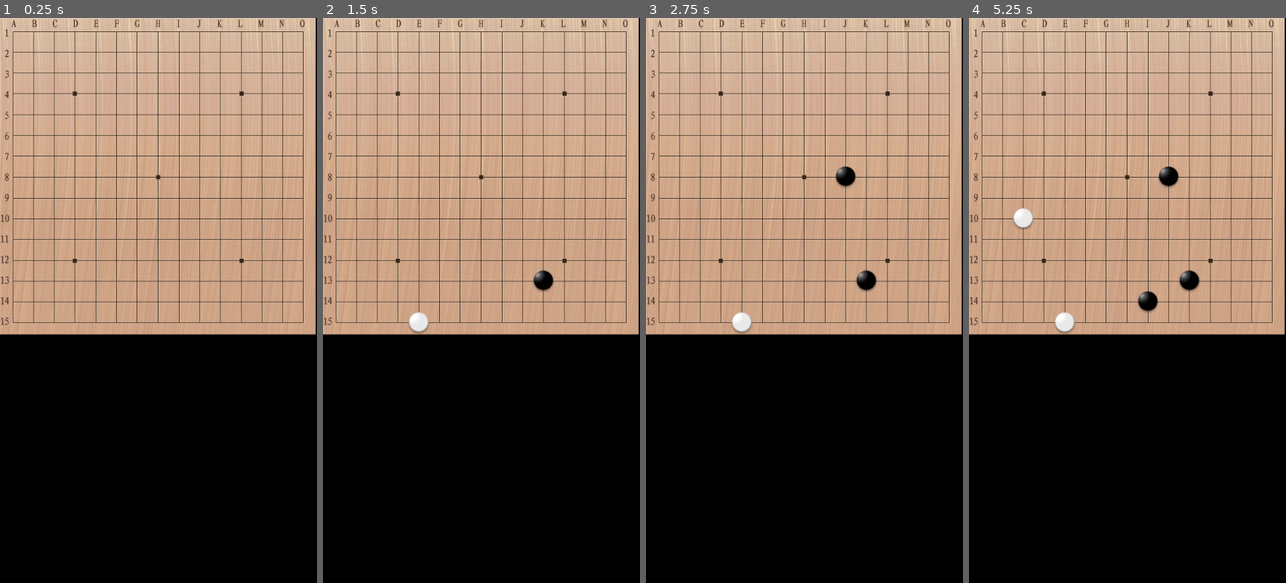
Above: before the commit, frames 1-4 (left to right).
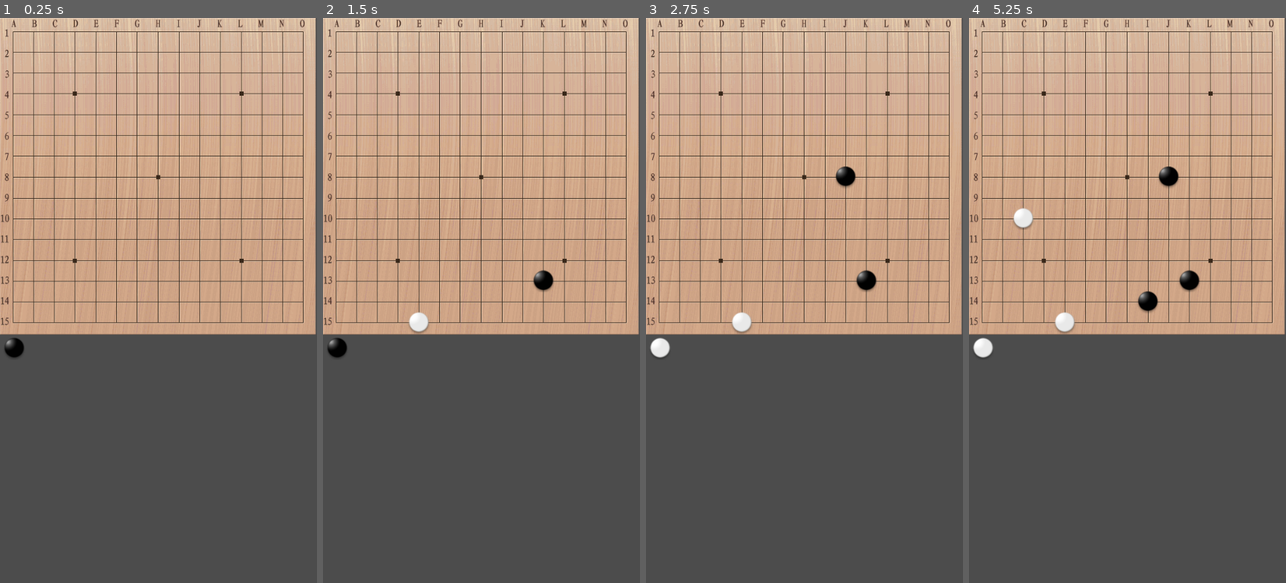
Above: after the commit, the same moments.

Repository: CodeLazier/gobang
Game: Godot game, scene res://scenes/main.tscn
Same seed, same stepped clock (60 frames per second), same inputs: the game is played once before the commit and once after it.
Inputs (mouse positions are in pixels of both pictures, inside the frame that each line leads up to):
- Up to frame 1 (0.25 s): no input
- Up to frame 2 (1.5 s): tap Enter at 0.5 s; move the mouse to (551, 272) at 0.52 s; click (551, 272) at 0.67 s; tap Space at 1.25 s; move the mouse to (418, 328) at 1.27 s; click (418, 328) at 1.42 s
- Up to frame 3 (2.75 s): tap Enter at 2 s; move the mouse to (836, 176) at 2.02 s; click (836, 176) at 2.17 s
- Up to frame 4 (5.25 s): tap Space at 2.75, 4.25 s; move the mouse to (1111, 413) at 2.77 s; click (1111, 413) at 2.92 s; tap Enter at 3.5 s; move the mouse to (1222, 385) at 3.52 s; click (1222, 385) at 3.67 s; move the mouse to (1032, 215) at 4.27 s; click (1032, 215) at 4.42 s; move the mouse to (1143, 300) at 5.02 s; click (1143, 300) at 5.17 s

The runs differ from the first frame. In frame 1, 44% of the frame differs, in the area x 0-100%, y 0-100%; in frame 2, 44%; in frame 3, 44%; in frame 4, 44%.

Commit message:
improve game logic

Diff:
--- a/project.godot
+++ b/project.godot
@@ -8,9 +8,14 @@
 
 config_version=4
 
-_global_script_classes=[  ]
+_global_script_classes=[ {
+"base": "Sprite",
+"class": "Chess",
+"language": "GDScript",
+"path": "res://scripts/chess.gd"
+} ]
 _global_script_class_icons={
-
+"Chess": ""
 }
 
 [application]
@@ -20,6 +25,10 @@
 boot_splash/image="res://assets/textures/blank.png"
 boot_splash/bg_color=Color( 0, 0, 0, 1 )
 config/icon="res://icon.png"
+
+[autoload]
+
+Global="*res://scripts/global.gd"
 
 [display]
 
@@ -38,5 +47,4 @@
 quality/driver/driver_name="GLES2"
 vram_compression/import_etc=true
 vram_compression/import_etc2=false
-environment/default_clear_color=Color( 0, 0, 0, 1 )
 environment/default_environment="res://default_env.tres"
--- /dev/null
+++ b/scenes/chess.tscn
@@ -0,0 +1,27 @@
+[gd_scene load_steps=3 format=2]
+
+[ext_resource path="res://scripts/chess.gd" type="Script" id=1]
+
+[sub_resource type="Animation" id=1]
+resource_name = "flash"
+length = 0.6
+loop = true
+step = 0.01
+tracks/0/type = "value"
+tracks/0/path = NodePath(".:visible")
+tracks/0/interp = 0
+tracks/0/loop_wrap = true
+tracks/0/imported = false
+tracks/0/enabled = true
+tracks/0/keys = {
+"times": PoolRealArray( 0, 0.3, 1.5, 1.8 ),
+"transitions": PoolRealArray( 1, 1, 1, 1 ),
+"update": 1,
+"values": [ true, false, false, true ]
+}
+
+[node name="Chess" type="Sprite"]
+script = ExtResource( 1 )
+
+[node name="AnimationPlayer" type="AnimationPlayer" parent="."]
+anims/flash = SubResource( 1 )
--- a/scenes/main.tscn
+++ b/scenes/main.tscn
@@ -1,9 +1,10 @@
-[gd_scene load_steps=3 format=2]
+[gd_scene load_steps=4 format=2]
 
 [ext_resource path="res://assets/textures/gobang.png" type="Texture" id=1]
 [ext_resource path="res://scripts/main.gd" type="Script" id=2]
+[ext_resource path="res://assets/textures/gb.png" type="Texture" id=3]
 
-[node name="bg" type="Sprite"]
+[node name="chessboard" type="Sprite"]
 texture = ExtResource( 1 )
 centered = false
 script = ExtResource( 2 )
@@ -11,13 +12,26 @@
 "_edit_lock_": true
 }
 
-[node name="Label" type="Label" parent="."]
-anchor_top = 1.0
-anchor_bottom = 1.0
-margin_left = 5.54016
-margin_top = 9.26855
-margin_right = 45.5402
-margin_bottom = 23.2686
+[node name="chessTip" type="Sprite" parent="."]
+position = Vector2( 24.3767, 561.773 )
+texture = ExtResource( 3 )
+
+[node name="CenterContainer" type="CenterContainer" parent="."]
+anchor_top = 1.198
+anchor_right = 1.0
+anchor_bottom = 1.198
+margin_left = 4.0
+margin_top = -0.524048
+margin_right = 4.0
+margin_bottom = 311.476
 __meta__ = {
 "_edit_use_anchors_": false
 }
+
+[node name="Button" type="Button" parent="CenterContainer"]
+margin_left = 240.0
+margin_top = 146.0
+margin_right = 297.0
+margin_bottom = 166.0
+text = "Restart"
+[connection signal="pressed" from="CenterContainer/Button" to="." method="_on_Button_pressed"]
--- /dev/null
+++ b/scripts/chess.gd
@@ -0,0 +1,28 @@
+extends Sprite
+class_name Chess
+
+# Declare member variables here. Examples:
+# var a: int = 2
+# var b: String = "text"
+
+
+# Called when the node enters the scene tree for the first time.
+func _ready() -> void:
+	pass # Replace with function body.
+
+export (Global.CHESS_COLOR) var ChessColor setget setChessColor
+# Called every frame. 'delta' is the elapsed time since the previous frame.
+#func _process(delta: float) -> void:
+#	pass
+
+func flash()->void:
+	$AnimationPlayer.stop()
+	$AnimationPlayer.play('flash')
+
+func setChessColor(cc:int)->void:
+	if cc==Global.CHESS_COLOR.CC_WHITE:
+		texture=Global.gw_texture
+	else:
+		texture=Global.gb_texture
+
+	ChessColor=cc
--- /dev/null
+++ b/scripts/global.gd
@@ -0,0 +1,16 @@
+extends Node
+
+
+var	gb_texture:Texture
+var	gw_texture:Texture
+enum CHESS_COLOR{CC_INVALID=-1,CC_BLANK=0,CC_WHITE,CC_BLACK}
+
+# Called when the node enters the scene tree for the first time.
+func _ready() -> void:
+	gb_texture=preload("res://assets/textures/gb.png")
+	gw_texture=preload("res://assets/textures/gw.png")
+
+
+# Called every frame. 'delta' is the elapsed time since the previous frame.
+#func _process(delta: float) -> void:
+#	pass
--- a/scripts/main.gd
+++ b/scripts/main.gd
@@ -1,29 +1,51 @@
 extends Sprite
-
-
-# Declare member variables here. Examples:
-# var a: int = 2
-# var b: String = "text"
-var gb_texture:Texture
-var gw_texture:Texture
 
 const CHESS_SPACE:Vector2=Vector2(35.36,35.36)
 const CHESS_ORIGIN:Vector2=Vector2(22,23)
 const CHESS_SPACE_H:Vector2=Vector2(35,0)
 const CHESS_SPACE_V:Vector2=Vector2(0,35)
-const CHESS_WHITE=2
-const CHESS_BLACK=1
-const CHESS_BLANK=0
-const CHESS_INVILID=-1
 const CHESS_NUMBER=15
 var CHESS_ARRAY=[]
+var IS_WIN:bool
 
-var Current_Input:int=CHESS_BLACK
+var chessScene;
+
+
+var Current_Input:int
+
+func init()->void:
+	for s in CHESS_ARRAY:
+		if s!=null:
+			s.queue_free()
+
+	IS_WIN=false
+	Current_Input=Global.CHESS_COLOR.CC_BLACK
+	CHESS_ARRAY.resize(0)
+	CHESS_ARRAY.resize(15*15)
+	$chessTip.texture=Global.gb_texture
+
+func setChess(x,y:int,s:Chess)->void:
+	if x<0 || x>CHESS_NUMBER-1 || y<0 || y>CHESS_NUMBER-1:
+		return
+
+	CHESS_ARRAY[x+y*CHESS_NUMBER]=s
+
+func getChess(x,y:int)->Chess:
+	if x<0 || x>CHESS_NUMBER-1 || y<0 || y>CHESS_NUMBER-1:
+		return null
+
+	return CHESS_ARRAY[x+y*CHESS_NUMBER] as Chess
 
 func getChessState(x,y:int)->int:
-	if x<0 || x>CHESS_NUMBER-1 || y<0 || y>CHESS_NUMBER-1:
-		return CHESS_INVILID
-	return CHESS_ARRAY[x+y*CHESS_NUMBER]
+	var sprite=getChess(x,y)
+	if sprite!=null:
+		return (sprite as Chess).ChessColor
+
+	return Global.CHESS_COLOR.CC_INVALID
+
+func checkChessFull()->bool:
+	return CHESS_ARRAY.count(null)==0
+
 #检查是否五子连通
 #p 最后下的位置
 func checkChessSuccess(p:Vector2)->bool:
@@ -37,30 +59,30 @@
 	var sa_u=[p]
 
 	#横
-	for i in range(x+1,x+5):
-		if getChessState(i,y)!=c:
+	for i in range(1,5):
+		if getChessState(i+x,y)!=c:
 			break
 		else:
-			ha.append(Vector2(i,y))
+			ha.append(Vector2(i+x,y))
 
-	for i in range(x-1,x-5,-1):
-		if getChessState(i,y)!=c:
+	for i in range(-1,-5,-1):
+		if getChessState(i+x,y)!=c:
 			break
 		else:
-			ha.append(Vector2(i,y))
+			ha.append(Vector2(i+x,y))
 
 	#竖
-	for i in range(y+1,y+5):
-		if getChessState(x,i)!=c:
+	for i in range(1,5):
+		if getChessState(x,i+y)!=c:
 			break
 		else:
-			va.append(Vector2(x,i))
+			va.append(Vector2(x,i+y))
 
-	for i in range(y-1,y-5,-1):
-		if getChessState(x,i)!=c:
+	for i in range(-1,-5,-1):
+		if getChessState(x,i+y)!=c:
 			break
 		else:
-			va.append(Vector2(x,i))
+			va.append(Vector2(x,i+y))
 
 	#斜下
 	for i in range(1,5):
@@ -80,53 +102,60 @@
 		if getChessState(x+i,y-i)!=c:
 			break
 		else:
-			sa_d.append(Vector2(x+i,y-i))
+			sa_u.append(Vector2(x+i,y-i))
 
 	for i in range(-1,-5,-1):
 		if getChessState(x+i,y-i)!=c:
 			break
 		else:
-			sa_d.append(Vector2(x+i,y-i))
+			sa_u.append(Vector2(x+i,y-i))
 
 
 	print("横线:",ha.size())
-	if ha.size()>4:
+	print("竖线:",va.size())
+	print("斜线:",sa_d.size()," ",sa_u.size())
+
+	if ha.size()>4 || va.size()>4 || sa_d.size()>4 || sa_u.size()>4:
+		print("---",ha)
+		print("|",va)
+		print('/',sa_u)
+		print('\\',sa_d)
+
+		if ha.size()>4:
+			for p in ha:
+				getChess(p.x,p.y).flash()
+
+		if va.size()>4:
+			for p in va:
+				getChess(p.x,p.y).flash()
+
+		if sa_d.size()>4:
+			for p in sa_d:
+				getChess(p.x,p.y).flash()
+
+
+		if sa_u.size()>4:
+			for p in sa_u:
+				getChess(p.x,p.y).flash()
 		return true
 
-	print("竖线:",va.size())
-	if va.size()>4:
-		return true
+	return checkChessFull()
 
-	print("斜线:",sa_d.size()," ",sa_u.size())
-	if sa_d.size()>4 || sa_u.size()>4:
-		return true
-
-	return false
 
 #v 逻辑坐标
-func createChess(v:Vector2,white:bool)->Sprite:
+func createChess(v:Vector2,cc:int)->Sprite:
 	var x:int=round(v.x)
 	var y:int=round(v.y)
 	if x<0 || x>CHESS_NUMBER-1 || y<0 || y>CHESS_NUMBER-1:
 		return null
 
-	var index:int=x+y*CHESS_NUMBER
-	var cv=CHESS_ARRAY[index]
-	if cv!=null && cv>0:
+	if getChess(x,y)!=null:
 		return null
 
-	var sprite=Sprite.new()
-	if white:
-		sprite.texture=gw_texture
-	else:
-		sprite.texture=gb_texture
-
-	var flag:int=CHESS_WHITE
-	if !white:
-		flag=CHESS_BLACK
-	CHESS_ARRAY[index]=flag
-
+	var sprite=chessScene.instance()
+	sprite.ChessColor=cc
 	sprite.position=Vector2(x,y) * CHESS_SPACE + CHESS_ORIGIN
+	setChess(x,y,sprite)
 
 	add_child(sprite)
 	return sprite
@@ -134,29 +163,37 @@
 
 # Called when the node enters the scene tree for the first time.
 func _ready() -> void:
-	gb_texture=preload("res://assets/textures/gb.png")
-	gw_texture=preload("res://assets/textures/gw.png")
-	CHESS_ARRAY.resize(CHESS_NUMBER*CHESS_NUMBER)
+	chessScene=preload('res://scenes/chess.tscn')
+	$CenterContainer/Button.visible=false
+	init()
 
 func downChess(e:InputEventMouseButton):
 	var v=(e.position - CHESS_ORIGIN) / CHESS_SPACE
-	if createChess(v,Current_Input==CHESS_WHITE)!=null:
+	if createChess(v,Current_Input)!=null:
 		if !checkChessSuccess(v.round()):
-			if Current_Input==CHESS_BLACK:
-				Current_Input=CHESS_WHITE
+			if Current_Input==Global.CHESS_COLOR.CC_BLACK:
+				Current_Input=Global.CHESS_COLOR.CC_WHITE
+				$chessTip.texture=Global.gw_texture
 			else:
-				Current_Input=CHESS_BLACK
+				Current_Input=Global.CHESS_COLOR.CC_BLACK
+				$chessTip.texture=Global.gb_texture
 		else:
-			$Label.text="ok"
+			$CenterContainer/Button.visible=true
+			IS_WIN=true
 			#赢了
 
 
 func _input(event: InputEvent) -> void:
 	if event is InputEventMouseButton:
 		var e=event as InputEventMouseButton
-		if e.pressed:
+		if e.pressed && !IS_WIN:
 			downChess(e)
 
 # Called every frame. 'delta' is the elapsed time since the previous frame.
 #func _process(delta: float) -> void:
 #	pass
+
+
+func _on_Button_pressed() -> void:
+	$CenterContainer/Button.visible=false
+	init()
